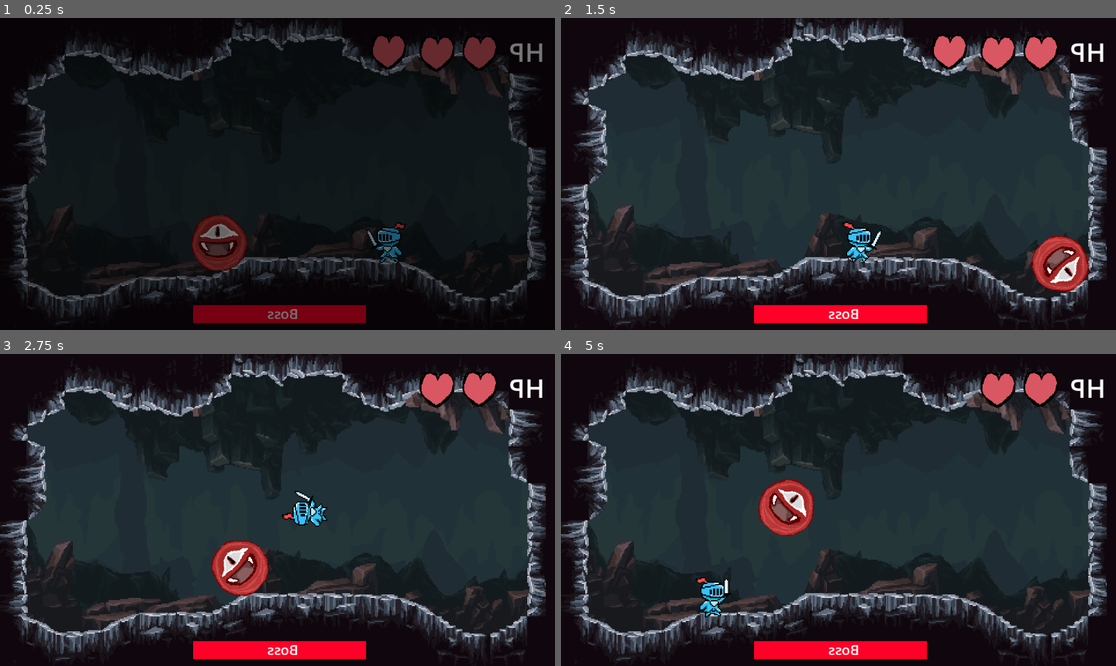
Above: before the commit, frames 1-4 (two rows, left to right).
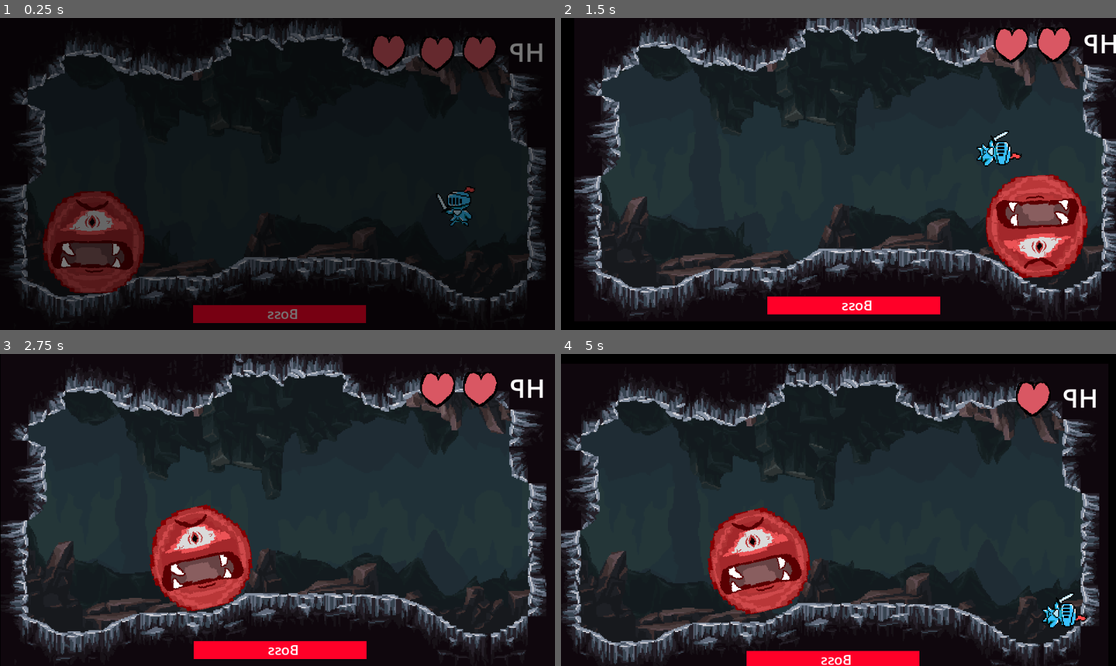
Above: after the commit, the same moments.

Repository: FlafyDev/gmtk-2023
Game: Godot game, scene res://Manager.tscn
The game is run twice, just before and just after one commit, with the same random seed, the same clock (stepped at 60 frames per second) and the same inputs.
Inputs (mouse positions are in pixels of both pictures, inside the frame that each line leads up to):
- Up to frame 1 (0.25 s): no input
- Up to frame 2 (1.5 s): move the mouse to (960, 158) at 0.52 s; hold Right (right) from 0.53 s (still down); tap Up (up) at 0.6, 0.77, 1.07 s; click (960, 158) at 0.67 s; move the mouse to (727, 189) at 1.27 s; tap J (ability1) at 1.35 s; click (727, 189) at 1.42 s
- Up to frame 3 (2.75 s): tap Up (up) at 1.52, 1.55, 1.82, 2.1 s; move the mouse to (333, 441) at 2.02 s; release Right (right) at 2.03 s; hold Left (left) from 2.03 s (still down); click (333, 441) at 2.17 s
- Up to frame 4 (5 s): move the mouse to (810, 572) at 2.77 s; release Left (left) at 2.78 s; hold Right (right) 2.78-4.28 s; tap J (ability1) at 2.85, 4.35 s; click (810, 572) at 2.92 s; tap Up (up) at 3.02, 3.05, 3.32, 3.6, 3.77, 4.07, 4.52, 4.55, 4.82 s; move the mouse to (1005, 556) at 3.52 s; click (1005, 556) at 3.67 s; move the mouse to (672, 463) at 4.27 s; hold Left (left) from 4.28 s (still down); click (672, 463) at 4.42 s

The runs differ from the first frame. In frame 1, 6.9% of the frame differs, in the area x 7-86%, y 53-89%; in frame 2, 30%, in the area x 0-100%, y 0-99%; in frame 3, 8.8%; in frame 4, 29%.

Commit message:
update

Diff:
--- /dev/null
+++ b/Abilities.gd
@@ -0,0 +1,78 @@
+extends Node2D
+
+
+# Called when the node enters the scene tree for the first time.
+func _ready():
+
+	var arenaInstance = load("res://arenas/Arena{num}.tscn".format({"num": arena})).instantiate()
+	arenaInstance.position = Vector2(0, 0)
+	add_child(arenaInstance)
+	move_child(arenaInstance, 0)
+
+	types = [typesString[0], typesString[1], typesString[2]]
+	updateSelected()
+
+	if not "h" in types:
+		$Node2D7.visible = false
+		$Node2D8.visible = false
+		$Node2D9.visible = false
+
+	if not "m" in types:
+		$Node2D4.visible = false
+		$Node2D5.visible = false
+		$Node2D6.visible = false
+
+	pass # Replace with function body.
+
+var selected_attacks = []
+
+var arena = 0
+var typesString = "emm"
+var types = ["e", "m", "h"]
+@onready var slot1 = $AbilityIcon2
+@onready var slot2 = $AbilityIconMid
+@onready var slot3 = $AbilityIcon3
+
+# Called every frame. 'delta' is the elapsed time since the previous frame.
+func _process(delta):
+	pass
+
+func remove_last():
+	pass
+
+func get_type_by_name(name):
+	match name:
+		"slam": return "e"
+		"lazers": return "e"
+		"disk": return "e"
+		"axes": return "m"
+		"electric_field": return "m"
+		"explosion": return "m"
+		"bounce": return "h"
+		"spikes": return "h"
+		"roll": return "h"
+
+func updateSelected():
+	slot1.ability_name = types[0]
+	slot2.ability_name = types[1]
+	slot3.ability_name = types[2]
+	if (len(selected_attacks) >= 1): slot1.ability_name = selected_attacks[0]
+	if (len(selected_attacks) >= 2): slot2.ability_name = selected_attacks[1]
+	if (len(selected_attacks) >= 3): slot3.ability_name = selected_attacks[2]
+
+func move(ability_icon):
+	if (len(selected_attacks) > 2 or ability_icon.ability_name in selected_attacks): return
+	var name = ability_icon.ability_name
+	if (get_type_by_name(name) == types[len(selected_attacks)]):
+		selected_attacks.append(name)
+		updateSelected()
+
+	if len(selected_attacks) == 3:
+		await get_tree().create_timer(1).timeout # waits for 1 second
+		print(selected_attacks)
+
+		get_tree().root.get_child(0).goto_level(selected_attacks)
+func _on_area_2d_input_event(viewport, event, shape_idx):
+	if "pressed" in event && event.pressed:
+		selected_attacks.pop_back()
+		updateSelected()
--- /dev/null
+++ b/Abilities.gdshader
@@ -0,0 +1,9 @@
+shader_type canvas_item;
+render_mode unshaded;
+
+uniform int blurSize : hint_range(0,20);
+
+void fragment()
+{
+ COLOR = textureLod(SCREEN_TEXTURE, SCREEN_UV, float(blurSize)/10.0);
+}
--- /dev/null
+++ b/Abilities.tscn
@@ -0,0 +1,132 @@
+[gd_scene load_steps=4 format=3 uid="uid://dx71snee20fn3"]
+
+[ext_resource type="Script" path="res://Abilities.gd" id="1_4bpwg"]
+[ext_resource type="PackedScene" uid="uid://bhw6h8rpsc5e3" path="res://AbilityIcon.tscn" id="1_4lnri"]
+
+[sub_resource type="RectangleShape2D" id="RectangleShape2D_6nf5j"]
+size = Vector2(604, 154)
+
+[node name="Abilities" type="Node2D"]
+script = ExtResource("1_4bpwg")
+metadata/_edit_vertical_guides_ = [480.0]
+metadata/_edit_horizontal_guides_ = [280.0]
+
+[node name="ColorRect" type="ColorRect" parent="."]
+offset_right = 986.0
+offset_bottom = 560.0
+mouse_filter = 2
+color = Color(0, 0, 0, 0.454902)
+metadata/_edit_lock_ = true
+
+[node name="Label" type="Label" parent="."]
+offset_top = -20.0
+offset_right = 960.0
+offset_bottom = 94.0
+scale = Vector2(1, 0.992481)
+theme_override_font_sizes/font_size = 40
+text = "Choose Your Abilities"
+horizontal_alignment = 1
+vertical_alignment = 1
+
+[node name="Node2D" type="Node2D" parent="."]
+position = Vector2(347, 280)
+metadata/_edit_lock_ = true
+
+[node name="AbilityIcon2" parent="Node2D" instance=ExtResource("1_4lnri")]
+scale = Vector2(2, 2)
+ability_name = "slam"
+clickable = true
+
+[node name="Node2D2" type="Node2D" parent="."]
+position = Vector2(480, 280)
+metadata/_edit_lock_ = true
+
+[node name="AbilityIcon4" parent="Node2D2" instance=ExtResource("1_4lnri")]
+scale = Vector2(2, 2)
+ability_name = "lazers"
+clickable = true
+
+[node name="Node2D3" type="Node2D" parent="."]
+position = Vector2(613, 280)
+metadata/_edit_lock_ = true
+
+[node name="AbilityIcon5" parent="Node2D3" instance=ExtResource("1_4lnri")]
+scale = Vector2(2, 2)
+ability_name = "disk"
+clickable = true
+
+[node name="Node2D4" type="Node2D" parent="."]
+position = Vector2(347, 380)
+metadata/_edit_lock_ = true
+
+[node name="AbilityIcon8" parent="Node2D4" instance=ExtResource("1_4lnri")]
+scale = Vector2(2, 2)
+ability_name = "explosion"
+clickable = true
+
+[node name="Node2D5" type="Node2D" parent="."]
+position = Vector2(480, 380)
+metadata/_edit_lock_ = true
+
+[node name="AbilityIcon3" parent="Node2D5" instance=ExtResource("1_4lnri")]
+scale = Vector2(2, 2)
+ability_name = "electric_field"
+clickable = true
+
+[node name="Node2D6" type="Node2D" parent="."]
+position = Vector2(613, 380)
+metadata/_edit_lock_ = true
+
+[node name="AbilityIcon" parent="Node2D6" instance=ExtResource("1_4lnri")]
+scale = Vector2(2, 2)
+ability_name = "axes"
+clickable = true
+
+[node name="Node2D7" type="Node2D" parent="."]
+position = Vector2(347, 481)
+metadata/_edit_lock_ = true
+
+[node name="AbilityIcon9" parent="Node2D7" instance=ExtResource("1_4lnri")]
+scale = Vector2(2, 2)
+clickable = true
+
+[node name="Node2D8" type="Node2D" parent="."]
+position = Vector2(480, 481)
+metadata/_edit_lock_ = true
+
+[node name="AbilityIcon7" parent="Node2D8" instance=ExtResource("1_4lnri")]
+scale = Vector2(2, 2)
+ability_name = "bounce"
+clickable = true
+
+[node name="Node2D9" type="Node2D" parent="."]
+position = Vector2(613, 481)
+metadata/_edit_lock_ = true
+
+[node name="AbilityIcon6" parent="Node2D9" instance=ExtResource("1_4lnri")]
+scale = Vector2(2, 2)
+ability_name = "roll"
+clickable = true
+
+[node name="AbilityIcon2" parent="." instance=ExtResource("1_4lnri")]
+position = Vector2(290, 146)
+scale = Vector2(3, 3)
+ability_name = "e"
+
+[node name="AbilityIconMid" parent="." instance=ExtResource("1_4lnri")]
+position = Vector2(480, 146)
+scale = Vector2(3, 3)
+ability_name = "e"
+
+[node name="AbilityIcon3" parent="." instance=ExtResource("1_4lnri")]
+position = Vector2(670, 146)
+scale = Vector2(3, 3)
+ability_name = "e"
+
+[node name="Area2D" type="Area2D" parent="."]
+
+[node name="CollisionShape2D" type="CollisionShape2D" parent="Area2D"]
+position = Vector2(492, 144)
+shape = SubResource("RectangleShape2D_6nf5j")
+
+[connection signal="input_event" from="Area2D" to="." method="_on_area_2d_input_event"]
--- /dev/null
+++ b/AbilityIcon.gd
@@ -0,0 +1,29 @@
+@tool
+extends Node2D
+
+@export var ability_name = "spikes"
+@export var clickable = true
+
+# Called when the node enters the scene tree for the first time.
+func _ready():
+	pass # Replace with function body.
+
+
+# Called every frame. 'delta' is the elapsed time since the previous frame.
+func _process(delta):
+	match ability_name:
+		"e":
+			$Sprite2D.texture = load("res://abilities/frame.png")
+		"m":
+			$Sprite2D.texture = load("res://abilities/frame_m.png")
+		"h":
+			$Sprite2D.texture = load("res://abilities/frame_h.png")
+		_:
+			$Sprite2D.texture = load("res://abilities/attack_{name}.png".format({"name": ability_name}))
+	pass
+
+
+func _on_input_event(viewport, event, shape_idx):
+	if "pressed" in event && event.pressed && clickable:
+		print("1")
+		get_node("../../../Abilities").move(self)
--- /dev/null
+++ b/AbilityIcon.tscn
@@ -0,0 +1,19 @@
+[gd_scene load_steps=4 format=3 uid="uid://bhw6h8rpsc5e3"]
+
+[ext_resource type="Script" path="res://AbilityIcon.gd" id="1_ijiav"]
+[ext_resource type="Texture2D" uid="uid://w7238dtlkdy4" path="res://abilities/attack_spikes.png" id="2_jyxmh"]
+
+[sub_resource type="RectangleShape2D" id="RectangleShape2D_mbfha"]
+size = Vector2(32, 32)
+
+[node name="AbilityIcon" type="Area2D"]
+script = ExtResource("1_ijiav")
+clickable = null
+
+[node name="Sprite2D" type="Sprite2D" parent="."]
+texture = ExtResource("2_jyxmh")
+
+[node name="CollisionShape2D" type="CollisionShape2D" parent="."]
+shape = SubResource("RectangleShape2D_mbfha")
+
+[connection signal="input_event" from="." to="." method="_on_input_event"]
--- a/Manager.gd
+++ b/Manager.gd
@@ -1,21 +1,65 @@
 extends Control
 
 # Path to the next scene to transition to
-@export_file("*.tscn") var next_scene_path
-
-# Reference to the _AnimationPlayer_ node
 @onready var _anim_player := $AnimationPlayer
 
 var gameScene = preload("res://game.tscn")
+var abilitiesScene = preload("res://Abilities.tscn")
 var currentScene = null
 
+var arena = 5
+var arena_types = [
+	"eee", # unused
+	"eem",
+	"emm",
+	"emh",
+	"mmh",
+	"mhh",
+]
+
+
 func _ready():
-	transition_to(gameScene.instantiate())
+	# goto_level([	"axes",
+	# "spikes",
+	# "electric_field",
+	# "slam",
+
+	# "lazers",
+	# "roll",
+	# "explosion",
+	# "bounce",
+	# "disk",])
+	goto_level(["disk", "lazers", "slam"])
+	# goto_abilities_selction("eee")
+	# transition_to(gameScene.instantiate())
 	pass
 	# Plays the animation backward to fade in
 
 func transition_to_game():
 	get_tree().change_scene()
+
+func goto_abilities_selction(type = null):
+	if (arena == 6):
+		transition_to(load("res://arenas/End.tscn").instantiate())
+		return
+
+	if (type == null):
+		type = arena_types[arena]
+
+	var instance = abilitiesScene.instantiate()
+	instance.arena = arena
+	instance.typesString = type
+	transition_to(instance)
+
+func goto_level(abilities, demon = null):
+	if (demon == null):
+		demon = arena
+
+	var instance = gameScene.instantiate()
+	instance.abilities = abilities
+	instance.demon = arena
+	instance.arena = arena
+	transition_to(instance)
 
 func transition_to(next_scene) -> void:
 	# Plays the Fade animation and wait until it finishes
--- a/Manager.tscn
+++ b/Manager.tscn
@@ -30,8 +30,8 @@
 anchor_bottom = 1.0
 grow_horizontal = 2
 grow_vertical = 2
+mouse_filter = 2
 script = ExtResource("1_507ns")
-next_scene_path = "res://game.tscn"
 
 [node name="AnimationPlayer" type="AnimationPlayer" parent="."]
 libraries = {
@@ -47,4 +47,5 @@
 anchor_bottom = 1.0
 grow_horizontal = 2
 grow_vertical = 2
+mouse_filter = 2
 color = Color(0, 0, 0, 0.8)
--- a/SlamAttack.gd
+++ b/SlamAttack.gd
@@ -19,4 +19,4 @@
 	var bodies = get_overlapping_bodies();
 	for body in bodies:
 		if body.is_on_floor():
-			body.velocity.y += body.JUMP_VELOCITY * 1.5
+			body.velocity.y += body.JUMP_VELOCITY * 1
--- /dev/null
+++ b/arenas/End.tscn
@@ -0,0 +1,25 @@
+[gd_scene load_steps=3 format=3 uid="uid://cof61fi8k5sea"]
+
+[ext_resource type="Texture2D" uid="uid://dx44xvl6dpfut" path="res://hero/knight_preper1.png" id="1_8vn3k"]
+[ext_resource type="Texture2D" uid="uid://dfsu7wrpxduxs" path="res://hero/friend.png" id="2_683wp"]
+
+[node name="End" type="Node2D"]
+
+[node name="Label" type="Label" parent="."]
+offset_right = 960.0
+offset_bottom = 540.0
+theme_override_font_sizes/font_size = 60
+text = "Thanks For Playing! "
+horizontal_alignment = 1
+vertical_alignment = 1
+metadata/_edit_lock_ = true
+
+[node name="Sprite2D" type="Sprite2D" parent="."]
+position = Vector2(116, 411)
+scale = Vector2(5, 5)
+texture = ExtResource("1_8vn3k")
+
+[node name="Sprite2D2" type="Sprite2D" parent="."]
+position = Vector2(844, 411)
+scale = Vector2(-5, 5)
+texture = ExtResource("2_683wp")
--- a/character.gd
+++ b/character.gd
@@ -6,6 +6,18 @@
 const DAMPING = 0.7
 
 var ability_cycle = [
+
+]
+
+var cycle_index = 0
+var demon = 0
+
+var activated_abilities = [
+	# "axes",
+	# "spikes",
+	# "electric_field",
+	# "slam",
+
 	# "lazers",
 	# "roll",
 	# "explosion",
@@ -13,18 +25,9 @@
 	# "disk",
 ]
 
-var cycle_index = 0
-
-var activated_abilities = [
-	# "axes",
-	# "spikes",
-	# "electric_field",
-	# "slam",
-]
-
 @onready var collision = $CollisionShape2D
 @onready var prelazers = $PreLazers
-@onready var hero = get_node("../Hero")
+var hero = null
 @onready var camera = get_node("../Camera2D")
 
 var lazersScene = preload("res://lazers.tscn")
@@ -36,12 +39,13 @@
 var lightningScene = preload("res://Lightning.tscn")
 var lastDirection = 1
 var invincTimer = 0
-var maxHp = 5
+var maxHp = 1
 var hp = maxHp
 var abilityMarginTime = 6
 var abilityTimer = 1
 
 func _ready():
+	print(hero)
 	randomize()
 	hp = maxHp
 	prelazers.visible = false
@@ -49,6 +53,16 @@
 	velocity.y = 1;
 	abilityTimer = abilityMarginTime
 	$RollDust.visible = false
+	var newScale = 1+16.0*demon/96
+	print(newScale)
+	scale = Vector2(newScale, newScale)
+	$Sprite2D.scale = Vector2(1/newScale, 1/newScale)
+	$Sprite2D.texture = load("res://demons/boss_{num}.png".format({"num": demon}))
+
+	for anability in activated_abilities:
+		if "lazers" == anability or "roll" == anability or "explosion" == anability or "bounce" == anability or "disk" == anability:
+			ability_cycle.append(anability)
+
 	if "spikes" in activated_abilities:
 		regenerate_spikes()
 
@@ -76,7 +90,7 @@
 			abilityTimer = abilityMarginTime
 
 
-	if invincTimer > 0:
+	if invincTimer > 0 and hp > 0:
 		invincTimer -= delta
 		visible = int(floor(invincTimer*1000/50)) % 2 == 0
 		if invincTimer <= 0:
@@ -126,11 +140,16 @@
 func damage(amount):
 	if invincTimer > 0: return
 	hp -= amount
-	invincTimer = 2
-	get_node("../DemonHealth/ProgressBar").value = float(hp) / maxHp * 100.0
-
-	if "spikes" in activated_abilities:
-		regenerate_spikes()
+	if hp <= 0:
+		invincTimer = 1000
+		position.y = 10000
+		get_node("../../Level").heroWin()
+	else:
+		invincTimer = 2
+		get_node("../DemonHealth/ProgressBar").value = float(hp) / maxHp * 100.0
+
+		if "spikes" in activated_abilities:
+			regenerate_spikes()
 
 func doAbility(name):
 	match name:
@@ -152,6 +171,7 @@
 	add_child(instance)
 	await get_tree().create_timer(3).timeout # waits for 1 second
 	camera.add_trauma(1)
+	abilityTimer = abilityMarginTime
 
 func axes():
 	var instance = axeScene.instantiate()
@@ -174,6 +194,7 @@
 		get_tree().root.get_child(0).add_child(instance)
 		instance.position = position;
 		await get_tree().create_timer(0.3).timeout # waits for 1 second
+	abilityTimer = abilityMarginTime
 
 var regenerating_spikes = false
 func regenerate_spikes():
@@ -212,6 +233,10 @@
 		if collisioninfo:
 			velocity = velocity.bounce(collisioninfo.get_normal())
 			camera.add_trauma(0.3)
+		if bounceTimer <= 0:
+			abilityTimer = abilityMarginTime
+
+
 
 var activeFieldTime = 0
 
@@ -271,6 +296,7 @@
 
 		velocity.x = 800 * lastDirection
 		if rolling <= 0:
+			abilityTimer = abilityMarginTime
 			$RollDust.visible = false
 
 
@@ -284,6 +310,7 @@
 			get_tree().root.get_child(0).add_child(instance)
 			instance.position = position;
 			instance.rotation = rotation;
+			abilityTimer = abilityMarginTime
 		else:
 			prelazers.visible = int(floor(sqrt(lazersTimer * 1000))) % 2 == 0
 
--- a/character.tscn
+++ b/character.tscn
@@ -71,14 +71,14 @@
 position = Vector2(0, 2)
 scale = Vector2(0.978674, 1)
 amount = 3
-lifetime = 1.2
+lifetime = 0.8
 local_coords = true
 texture = ExtResource("3_87txb")
 gravity = Vector2(0, 0)
 scale_amount_min = 1.4
 scale_amount_max = 1.5
 scale_amount_curve = SubResource("Curve_h3nah")
-color = Color(1, 0.247059, 0.188235, 0.705882)
+color = Color(1, 1, 0.188235, 0.705882)
 
 [node name="ElectricFieldArea" type="Area2D" parent="."]
 visible = false
--- a/game.gd
+++ b/game.gd
@@ -1,21 +1,53 @@
 extends Node2D
 
-var abilitiles = [
-	""
-]
+var abilities = [ ]
 
 var arena = 0 # 0 to 5
 var demon = 0 # 0 to 5
 
+var demonScene = preload("res://character.tscn")
+var heroScene = preload("res://hero.tscn")
+
 # Called when the node enters the scene tree for the first time.
 func _ready():
+	var demonInstance = demonScene.instantiate()
+	demonInstance.activated_abilities = abilities
+	demonInstance.position = Vector2(150, 280)
+	demonInstance.demon = demon
+	print(demonInstance.name)
+	add_child(demonInstance)
+
+	var heroInstance = heroScene.instantiate()
+	heroInstance.position = Vector2(826, 293)
+	add_child(heroInstance)
+
+	demonInstance.hero = heroInstance
+
+	var heroHpInstance = load("res://HeroHealth.tscn").instantiate()
+	heroHpInstance.position = Vector2(942, 27)
+	heroHpInstance.scale = Vector2(-1, 1)
+	add_child(heroHpInstance)
+
+	var arenaInstance = load("res://arenas/Arena{num}.tscn".format({"num": demon})).instantiate()
+	arenaInstance.position = Vector2(0, 0)
+	add_child(arenaInstance)
+	move_child(arenaInstance, 0)
+
+
+
+
+	# var heroInstance = demonScene.instantiate()
+	# heroInstance.position = Vector2(826, 293)
+	# add_child(heroInstance)
 	pass # Replace with function body.
 
 func heroWin():
-	$Demon.queue_free()
+	# $Demon.queue_free()
 	$YouWin.visible = true
 	await get_tree().create_timer(2).timeout
-	# get_tree().root.get_child(0)
+
+	get_tree().root.get_child(0).arena = arena + 1
+	get_tree().root.get_child(0).goto_abilities_selction()
 
 func heroLost():
 	# $Hero.queue_free()
@@ -23,8 +55,6 @@
 	await get_tree().create_timer(2).timeout
 	# get_tree().root.get_child(0).transition_to("res://path/to/Play.tscn")
 
-
-
 # Called every frame. 'delta' is the elapsed time since the previous frame.
 func _process(delta):
 	pass
--- a/game.tscn
+++ b/game.tscn
@@ -1,10 +1,6 @@
-[gd_scene load_steps=10 format=3 uid="uid://bysjqioqhqx54"]
+[gd_scene load_steps=6 format=3 uid="uid://bysjqioqhqx54"]
 
-[ext_resource type="PackedScene" uid="uid://bmdqivbl1witx" path="res://arenas/Arena5.tscn" id="1_2fwv7"]
 [ext_resource type="Script" path="res://game.gd" id="1_fyvej"]
-[ext_resource type="PackedScene" uid="uid://6s48fiwe8y1g" path="res://character.tscn" id="1_g0erk"]
-[ext_resource type="PackedScene" uid="uid://coud16dafbk6a" path="res://hero.tscn" id="2_ltxua"]
-[ext_resource type="PackedScene" uid="uid://blridrb41r6sx" path="res://HeroHealth.tscn" id="4_vahvv"]
 [ext_resource type="Texture2D" uid="uid://citlui2hbg56o" path="res://youlost.png" id="6_c47xu"]
 [ext_resource type="PackedScene" uid="uid://b6g74hn7i1rxe" path="res://ShakeCamera2D.tscn" id="6_yvmlf"]
 [ext_resource type="Texture2D" uid="uid://bslq6iebe4v1r" path="res://youwin.png" id="7_vjjtw"]
@@ -14,32 +10,22 @@
 script = ExtResource("1_fyvej")
 metadata/_edit_vertical_guides_ = [483.0]
 
-[node name="Arena5" parent="." instance=ExtResource("1_2fwv7")]
-
-[node name="Demon" parent="." instance=ExtResource("1_g0erk")]
-position = Vector2(378, 371)
-
-[node name="Hero" parent="." instance=ExtResource("2_ltxua")]
-position = Vector2(703, 389.224)
-
-[node name="HeroHealth" parent="." instance=ExtResource("4_vahvv")]
-position = Vector2(942, 27.0852)
-scale = Vector2(-1, 1)
-
-[node name="Camera2D" parent="." instance=ExtResource("6_yvmlf")]
-metadata/_edit_lock_ = true
-
 [node name="YouLost" type="Sprite2D" parent="."]
 visible = false
-position = Vector2(480, 100)
-scale = Vector2(-1, 1)
+position = Vector2(480, 196)
+rotation = 3.14159
+scale = Vector2(1, -1)
 texture = ExtResource("6_c47xu")
 
 [node name="YouWin" type="Sprite2D" parent="."]
 visible = false
-position = Vector2(480, 100)
-scale = Vector2(-1, 1)
+position = Vector2(480, 196)
+rotation = 3.14159
+scale = Vector2(1, -1)
 texture = ExtResource("7_vjjtw")
+
+[node name="Camera2D" parent="." instance=ExtResource("6_yvmlf")]
+metadata/_edit_lock_ = true
 
 [node name="DemonHealth" parent="." instance=ExtResource("9_3hog5")]
 offset_left = 334.0
--- a/hero.gd
+++ b/hero.gd
@@ -37,7 +37,7 @@
 			rotation = PI
 
 func damage(amount):
-	if state != "invinc" && state != "dead":
+	if state != "invinc" && state != "dead" && demon.hp > 0:
 		hp -= amount
 		$AnimP.play("hurt")
 		print(hp)
--- a/lazers.gd
+++ b/lazers.gd
@@ -7,17 +7,21 @@
 
 
 
-var deathTimeout = 0.2
+var deathTimeout = 0.4
+var section = 0.2
 
 # Called every frame. 'delta' is the elapsed time since the previous frame.
 func _process(delta):
 	deathTimeout -= delta
+
+	if deathTimeout > section:
+		for body in get_overlapping_bodies():
+			body.damage(1)
+	if deathTimeout < section:
+		$Sprite2D.modulate = Color(1, 1 , 1, deathTimeout/section)
+		$Sprite2D2.modulate = Color(1, 1 , 1, deathTimeout/section)
+		$Sprite2D3.modulate = Color(1, 1 , 1, deathTimeout/section)
+		$Sprite2D4.modulate = Color(1, 1 , 1, deathTimeout/section)
 	if deathTimeout <= 0:
 		queue_free()
 	pass
-
-
-# body will always be hero
-func _on_body_entered(body):
-	body.damage(2)
-	queue_free()
--- a/lazers.tscn
+++ b/lazers.tscn
@@ -1,9 +1,10 @@
-[gd_scene load_steps=3 format=3 uid="uid://dehgbftvcqte3"]
+[gd_scene load_steps=4 format=3 uid="uid://dehgbftvcqte3"]
 
 [ext_resource type="Script" path="res://lazers.gd" id="1_jx1tc"]
+[ext_resource type="Texture2D" uid="uid://bunftlewb7t3y" path="res://lazer.png" id="2_vxovb"]
 
 [sub_resource type="RectangleShape2D" id="RectangleShape2D_d8sqf"]
-size = Vector2(5, 4000)
+size = Vector2(8, 4000)
 
 [node name="lazers" type="Area2D"]
 collision_layer = 0
@@ -17,4 +18,24 @@
 rotation = 1.5708
 shape = SubResource("RectangleShape2D_d8sqf")
 
+[node name="Sprite2D" type="Sprite2D" parent="."]
+position = Vector2(-452, 0)
+texture = ExtResource("2_vxovb")
+
+[node name="Sprite2D3" type="Sprite2D" parent="."]
+position = Vector2(0, -452)
+rotation = 1.5708
+texture = ExtResource("2_vxovb")
+
+[node name="Sprite2D4" type="Sprite2D" parent="."]
+position = Vector2(0, 452)
+rotation = 1.5708
+scale = Vector2(1, -1)
+texture = ExtResource("2_vxovb")
+
+[node name="Sprite2D2" type="Sprite2D" parent="."]
+position = Vector2(452, 0)
+scale = Vector2(-1, 1)
+texture = ExtResource("2_vxovb")
+
 [connection signal="body_entered" from="." to="." method="_on_body_entered"]
--- a/project.godot
+++ b/project.godot
@@ -69,3 +69,4 @@
 [rendering]
 
 textures/canvas_textures/default_texture_filter=0
+environment/defaults/default_clear_color=Color(0, 0, 0, 1)
Binary file added: abilities/attack_axes.png
Not shown, added: abilities/attack_axes.png.import
Binary file added: abilities/attack_bounce.png
Not shown, added: abilities/attack_bounce.png.import
Binary file added: abilities/attack_disk.png
Not shown, added: abilities/attack_disk.png.import
Binary file added: abilities/attack_electric_field.png
Not shown, added: abilities/attack_electric_field.png.import
Binary file added: abilities/attack_explosion.png
Not shown, added: abilities/attack_explosion.png.import
Binary file added: abilities/attack_lazers.png
Not shown, added: abilities/attack_lazers.png.import
(and 31 more such lines)
